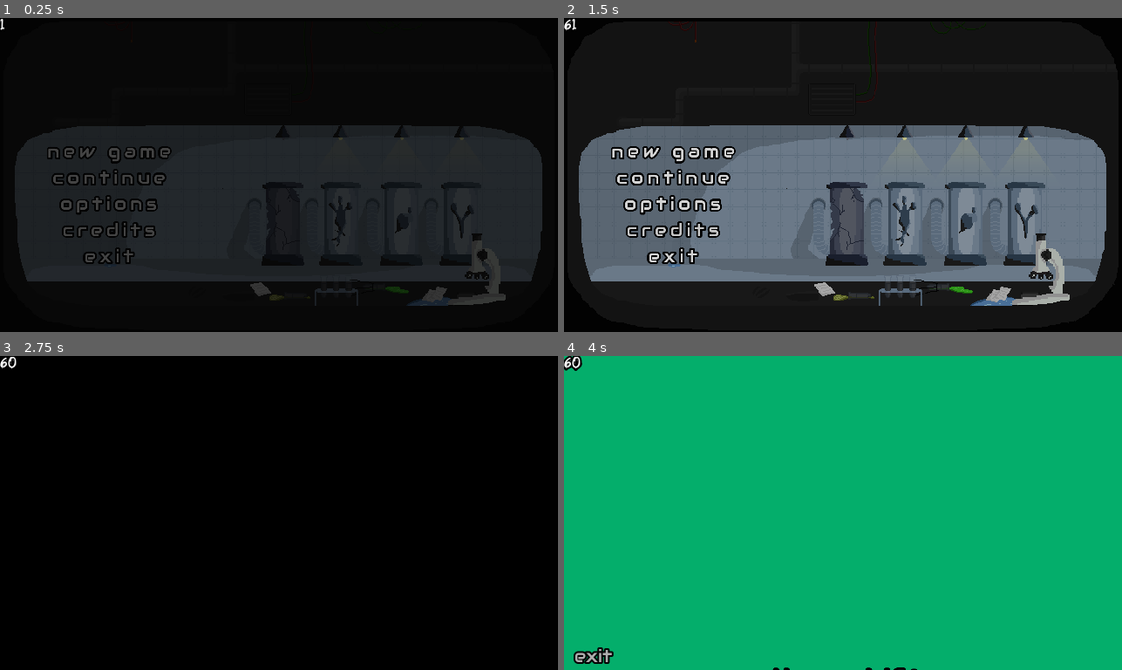
Above: before the commit, frames 1-4 (two rows, left to right).
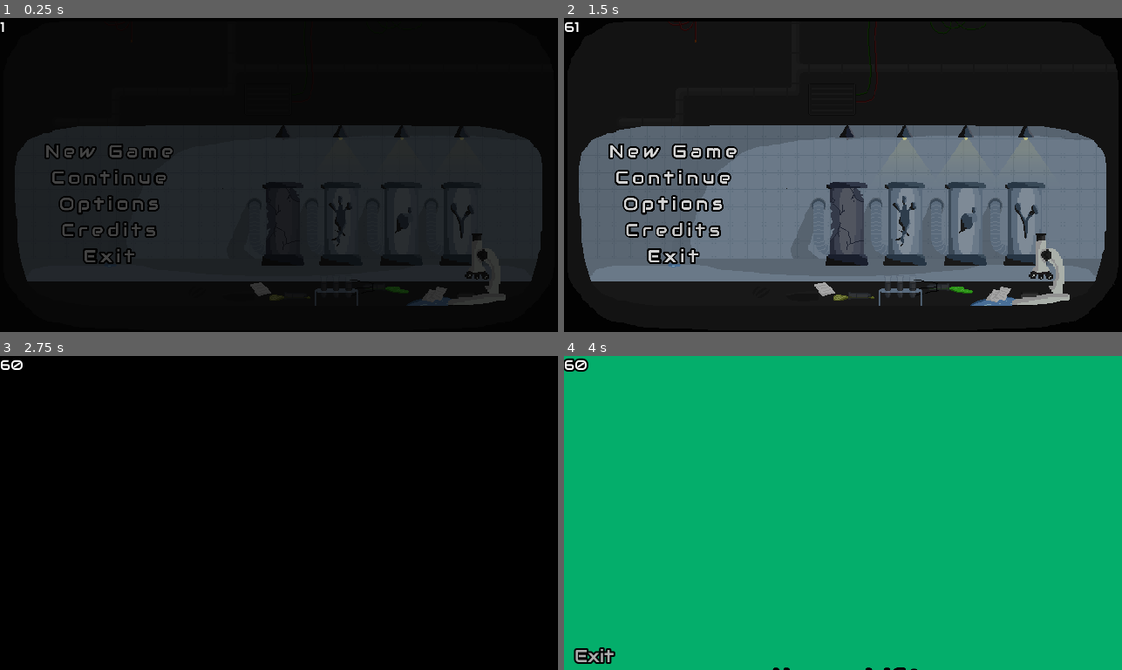
Above: after the commit, the same moments.

Repository: moha2008dev/slime-shift
Game: Godot game, scene res://scenes/main_menu.tscn
Same seed, same stepped clock (60 frames per second), same inputs: the game is played once before the commit and once after it.
Inputs:
- Up to frame 1 (0.25 s): no input
- Up to frame 2 (1.5 s): click "options" (after the commit: "Options") at 0.5 s; click "credits" (after the commit: "Credits") at 1.25 s
- Up to frame 3 (2.75 s): click "new game" (after the commit: "New Game") at 2 s
- Up to frame 4 (4 s): click "new game" (after the commit: "New Game") at 2.75 s; hold D (right) from 3.53 s (still down); tap Shift (switch) at 3.6 s; tap W (up) at 3.77 s

The runs differ from the first frame. In frame 1, 1.4% of the frame differs, in the area x 0-32%, y 0-79%; in frame 2, 1.9%; in frame 3, 0.1%; in frame 4, 0.4%.

Commit message:
adding fonts and capitall laters

Diff:
--- a/scenes/Global.tscn
+++ b/scenes/Global.tscn
@@ -1,7 +1,7 @@
 [gd_scene load_steps=5 format=2]
 
 [ext_resource path="res://scripts/Global.gd" type="Script" id=1]
-[ext_resource path="res://fonts/SlimeDrip-m2GJv.ttf" type="DynamicFontData" id=2]
+[ext_resource path="res://fonts/Audiowide-Regular.ttf" type="DynamicFontData" id=2]
 
 [sub_resource type="Animation" id=2]
 resource_name = "fade_out"
--- a/scenes/World.tscn
+++ b/scenes/World.tscn
@@ -1,12 +1,19 @@
-[gd_scene load_steps=8 format=2]
+[gd_scene load_steps=10 format=2]
 
 [ext_resource path="res://scripts/Player.gd" type="Script" id=1]
 [ext_resource path="res://scripts/Box.gd" type="Script" id=2]
+[ext_resource path="res://fonts/Audiowide-Regular.ttf" type="DynamicFontData" id=3]
 
 [sub_resource type="QuadMesh" id=1]
 size = Vector2( 20, 20 )
 
 [sub_resource type="RectangleShape2D" id=2]
+
+[sub_resource type="DynamicFont" id=6]
+size = 15
+outline_size = 2
+outline_color = Color( 0, 0, 0, 1 )
+font_data = ExtResource( 3 )
 
 [sub_resource type="RectangleShape2D" id=3]
 extents = Vector2( 320, 10 )
@@ -38,6 +45,7 @@
 margin_right = 20.0
 margin_bottom = -12.0
 grow_horizontal = 2
+custom_fonts/font = SubResource( 6 )
 align = 1
 valign = 1
 
--- a/scenes/credits.tscn
+++ b/scenes/credits.tscn
@@ -69,10 +69,9 @@
 anchor_top = 0.5
 anchor_right = 0.5
 anchor_bottom = 0.5
-margin_left = -320.0
-margin_top = 420.0
-margin_right = 391.0
-margin_bottom = 3895.0
+margin_top = 600.0
+margin_right = 711.0
+margin_bottom = 4075.0
 rect_scale = Vector2( 0.5, 0.5 )
 custom_colors/font_color = Color( 1, 1, 1, 1 )
 custom_fonts/font = SubResource( 6 )
@@ -139,7 +138,7 @@
 custom_styles/focus = SubResource( 8 )
 custom_styles/disabled = SubResource( 8 )
 custom_styles/normal = SubResource( 8 )
-text = "exit"
+text = "Exit"
 flat = true
 
 [node name="credits_up" type="AnimationPlayer" parent="."]
--- a/scenes/main_menu.tscn
+++ b/scenes/main_menu.tscn
@@ -60,7 +60,7 @@
 custom_styles/focus = SubResource( 3 )
 custom_styles/disabled = SubResource( 3 )
 custom_styles/normal = SubResource( 3 )
-text = "new game"
+text = "New Game"
 flat = true
 
 [node name="continue" type="Button" parent="VBoxContainer"]
@@ -75,7 +75,7 @@
 custom_styles/focus = SubResource( 5 )
 custom_styles/disabled = SubResource( 5 )
 custom_styles/normal = SubResource( 5 )
-text = "continue"
+text = "Continue"
 flat = true
 
 [node name="options2" type="Button" parent="VBoxContainer"]
@@ -90,7 +90,7 @@
 custom_styles/focus = SubResource( 6 )
 custom_styles/disabled = SubResource( 6 )
 custom_styles/normal = SubResource( 6 )
-text = "options"
+text = "Options"
 flat = true
 
 [node name="credits2" type="Button" parent="VBoxContainer"]
@@ -105,7 +105,7 @@
 custom_styles/focus = SubResource( 7 )
 custom_styles/disabled = SubResource( 7 )
 custom_styles/normal = SubResource( 7 )
-text = "credits"
+text = "Credits"
 flat = true
 
 [node name="exit2" type="Button" parent="VBoxContainer"]
@@ -120,7 +120,7 @@
 custom_styles/focus = SubResource( 8 )
 custom_styles/disabled = SubResource( 8 )
 custom_styles/normal = SubResource( 8 )
-text = "exit"
+text = "Exit"
 flat = true
 
 [connection signal="pressed" from="VBoxContainer/new2" to="." method="_on_new2_pressed"]
--- a/scenes/options.tscn
+++ b/scenes/options.tscn
@@ -270,7 +270,7 @@
 custom_styles/focus = SubResource( 13 )
 custom_styles/disabled = SubResource( 13 )
 custom_styles/normal = SubResource( 13 )
-text = "reset"
+text = "Reset"
 flat = true
 
 [node name="exit" type="Button" parent="Panel"]
@@ -286,12 +286,8 @@
 custom_styles/focus = SubResource( 14 )
 custom_styles/disabled = SubResource( 14 )
 custom_styles/normal = SubResource( 14 )
-text = "exit"
-flat = true
-
-[node name="HBoxContainer" type="HBoxContainer" parent="."]
-margin_right = 372.0
-margin_bottom = 40.0
+text = "Exit"
+flat = true
 
 [connection signal="toggled" from="Panel/sfx" to="." method="_on_sfx_toggled"]
 [connection signal="toggled" from="Panel/v-sync" to="." method="_on_vsync_toggled"]
